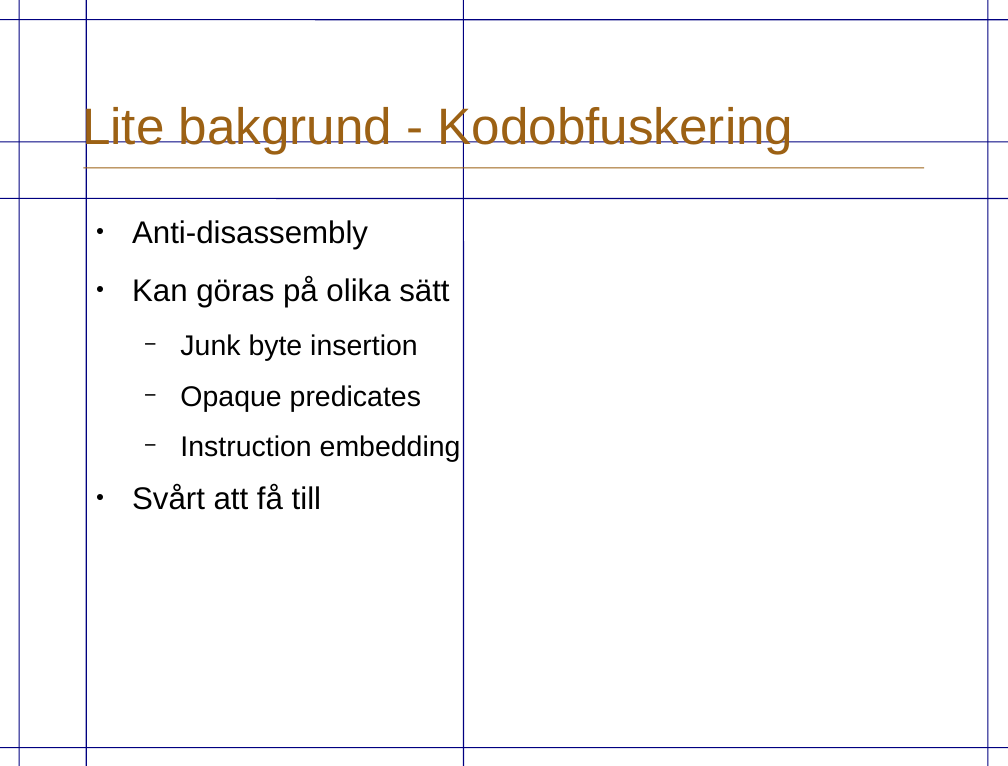
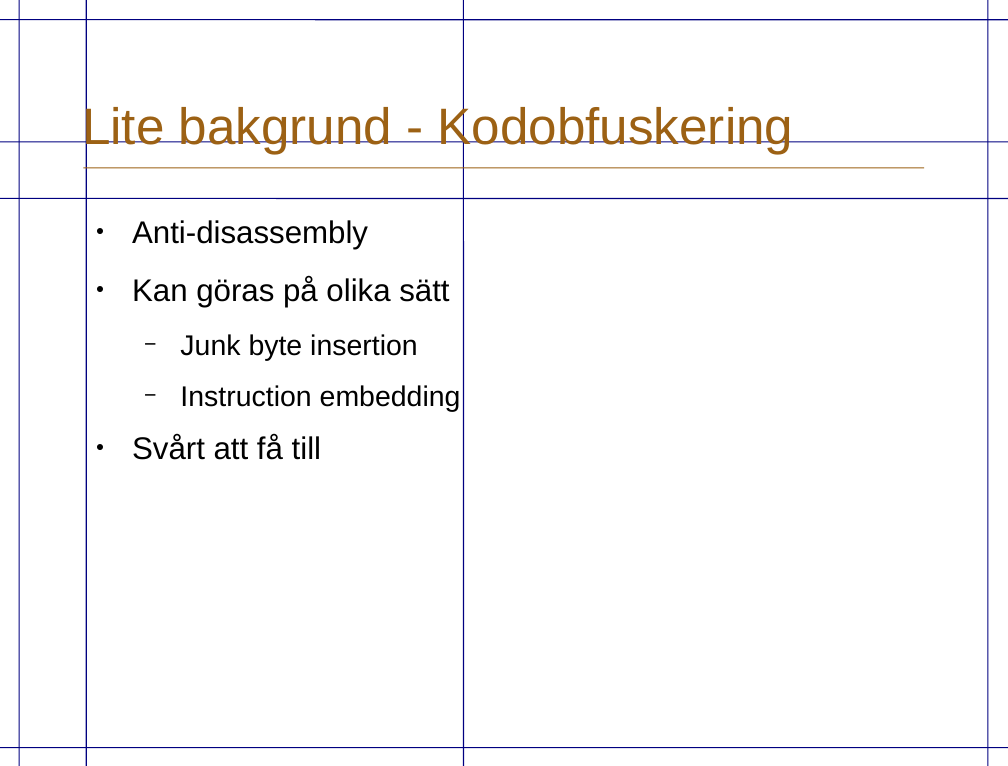
Before and after one commit to eriknylander/exjobb, a slide deck: slide 9 of Presentation/ExjobbPresentation.odp. Drawn at 1008x766 pixels with LibreOffice and Linux fonts; fonts in the diff are those of the drawing; background and template pictures are left out. Boxes give left, top, right and bottom in pixels: in the first picture for what was removed or moved away, otherwise in the second. Text is boxed around its words. In the diff, an @@ line names an element or a change of style, - is before the commit and + after.

```diff
--- a/Presentation/ExjobbPresentation.odp
+++ b/Presentation/ExjobbPresentation.odp
@@ text at bbox=[180, 385, 421, 411]: paragraph removed @@
-  − Opaque predicates
```
Also in this commit, not shown: 4 other slides changed, 12 slides added, 8 slides removed, 1 other file.
